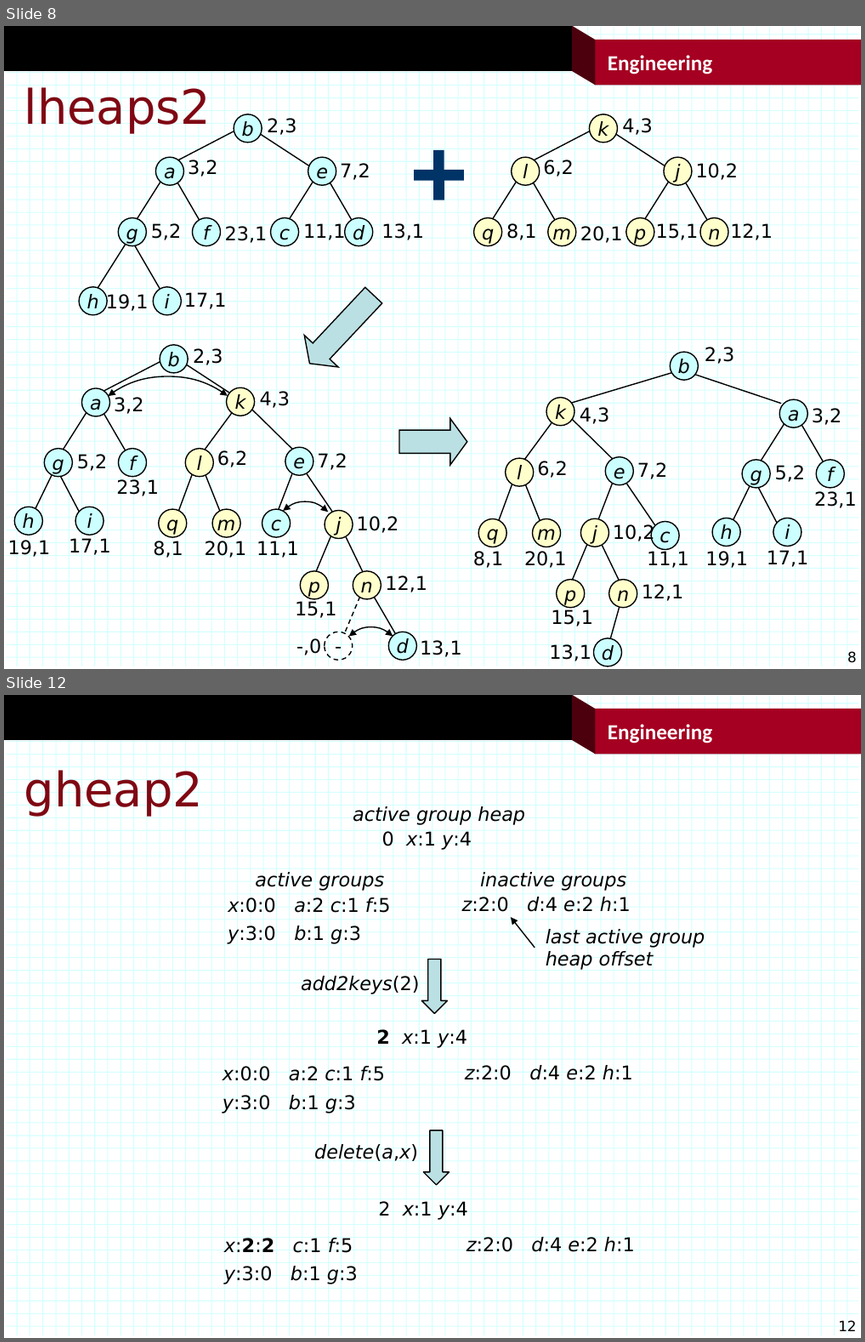
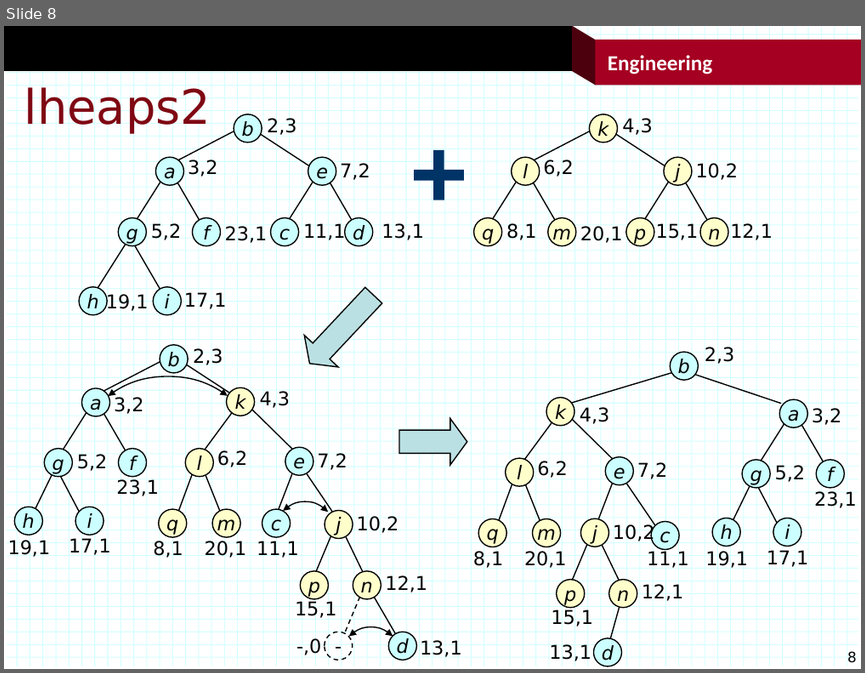
Before and after one commit to jonturner53/gads, a slide deck: dataStructures/heaps.pptx. Shown one above the other, each under a label of ours: slides 8 and 12 before the commit, slide 8 after it; the slides between them are not shown. The pictures are 865x1342 and 865x673 pixels, drawn with LibreOffice and Linux fonts; fonts in the diff are those of the drawing; background and template pictures are left out. Boxes give left, top, right and bottom in pixels: in the first picture for what was removed or moved away, otherwise in the second. Text is boxed around its words. In the diff, an @@ line names an element or a change of style, - is before the commit and + after.

```diff
--- a/dataStructures/heaps.pptx
+++ b/dataStructures/heaps.pptx
@@ slide 12 removed at box(4, 695, 861, 1338), background #FFFFFF; not listed: 122 template elements that a slide beside it also shows @@
@@ title removed at box(24, 767, 204, 816) @@
-gheap2
@@ group removed at box(222, 805, 704, 1285): 18 texts, 2 down arrows, 1 arrow @@
-active groups
-x:0:0 a:2 c:1 f:5
-y:3:0 b:1 g:3
-z:2:0 d:4 e:2 h:1
-inactive groups
-last active group
-heap offset
-active group heap
-0 x:1 y:4
-add2keys(2)
-x:0:0 a:2 c:1 f:5
-y:3:0 b:1 g:3
-z:2:0 d:4 e:2 h:1
-2 x:1 y:4
-delete(a,x)
-x:2:2 c:1 f:5
-y:3:0 b:1 g:3
-z:2:0 d:4 e:2 h:1
-2 x:1 y:4
```
Also in this commit, not shown: 2 slides added, 3 other slides removed, 9 other files.
